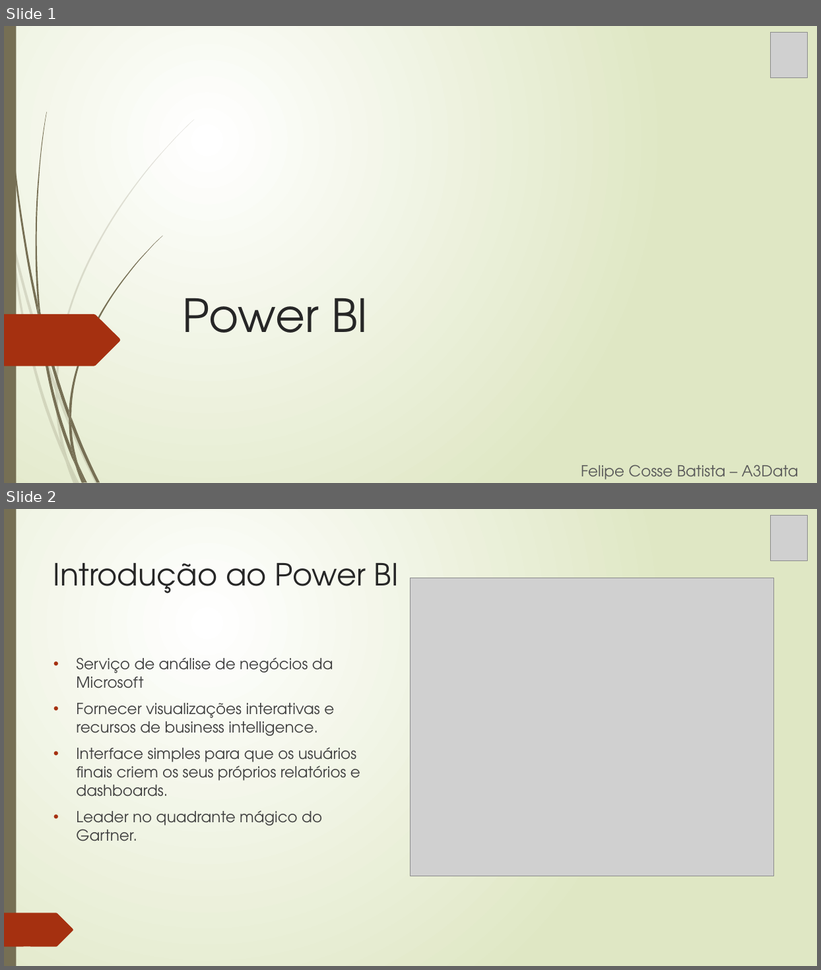
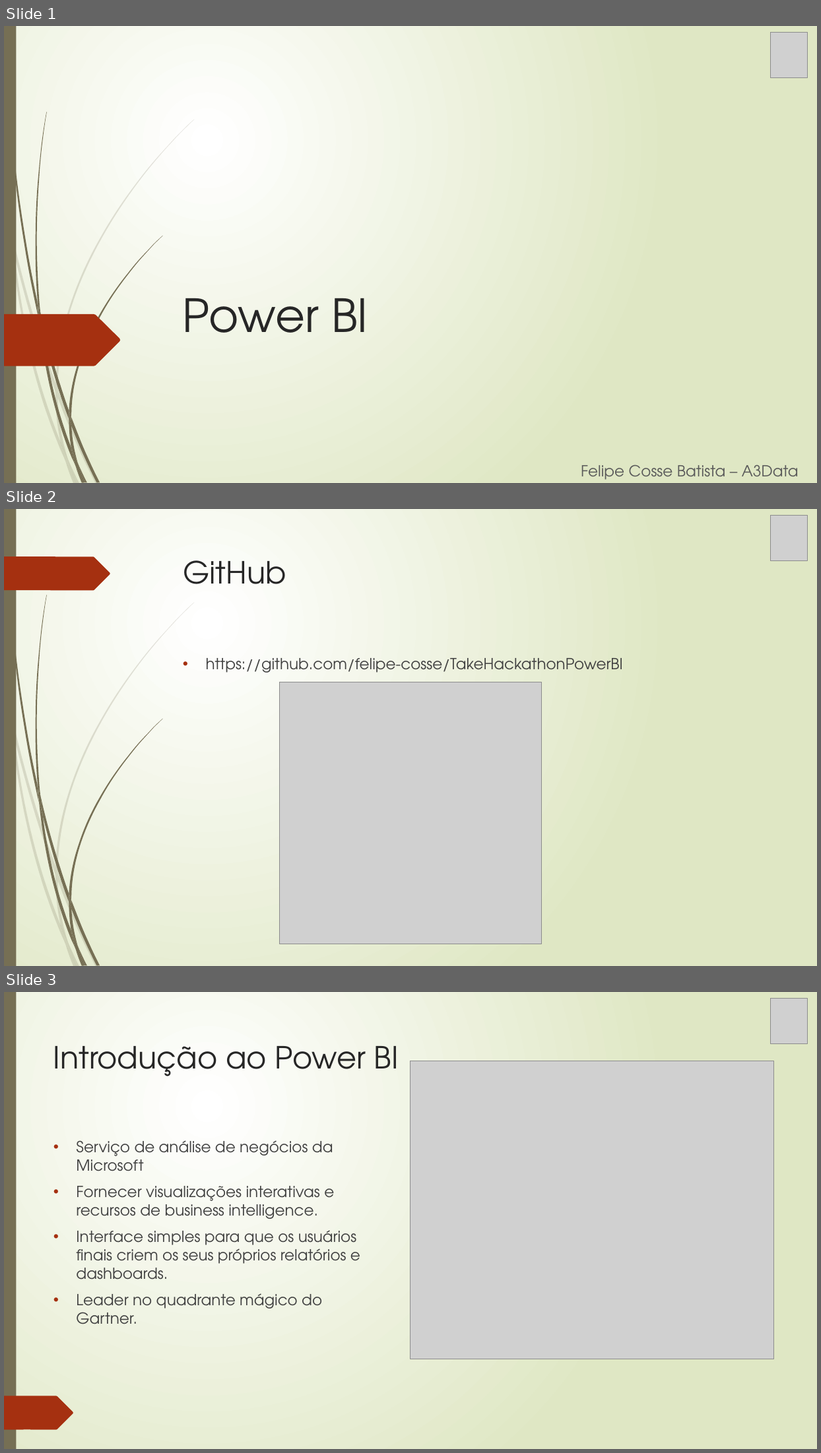
Before and after one commit to felipe-cosse/TakeHackathonPowerBI, a slide deck: DOJO - PowerBI.pptx. Shown one above the other, each under a label of ours: slides 1 and 2 before the commit, slides 1, 2 and 3 after it. The pictures are 821x970 and 821x1453 pixels, drawn with LibreOffice and Linux fonts; fonts in the diff are those of the drawing; grey boxes stand for pictures. Boxes give left, top, right and bottom in pixels: in the first picture for what was removed or moved away, otherwise in the second. Text is boxed around its words. In the diff, an @@ line names an element or a change of style, - is before the commit and + after.

Commit message:
Alteração PowerPoint

```diff
--- a/DOJO - PowerBI.pptx
+++ b/DOJO - PowerBI.pptx
@@ slide 2 added at [4,509,817,966], background gradient #FFFFFF to #DFE8C4; not listed: 24 template elements that a slide beside it also shows @@
@@ picture added at [771,515,808,561] @@
@@ title added at [183,560,286,584], 36 pt, text #262626 @@
+GitHub
@@ text added at [206,658,623,673], 18 pt, text #404040 @@
+• https://github.com/felipe-cosse/TakeHackathonPowerBI
@@ picture added at [279,682,541,945] @@
@@ what was slide 2 is now slide 3 @@
```
Also in this commit, not shown: 2 slides changed.
